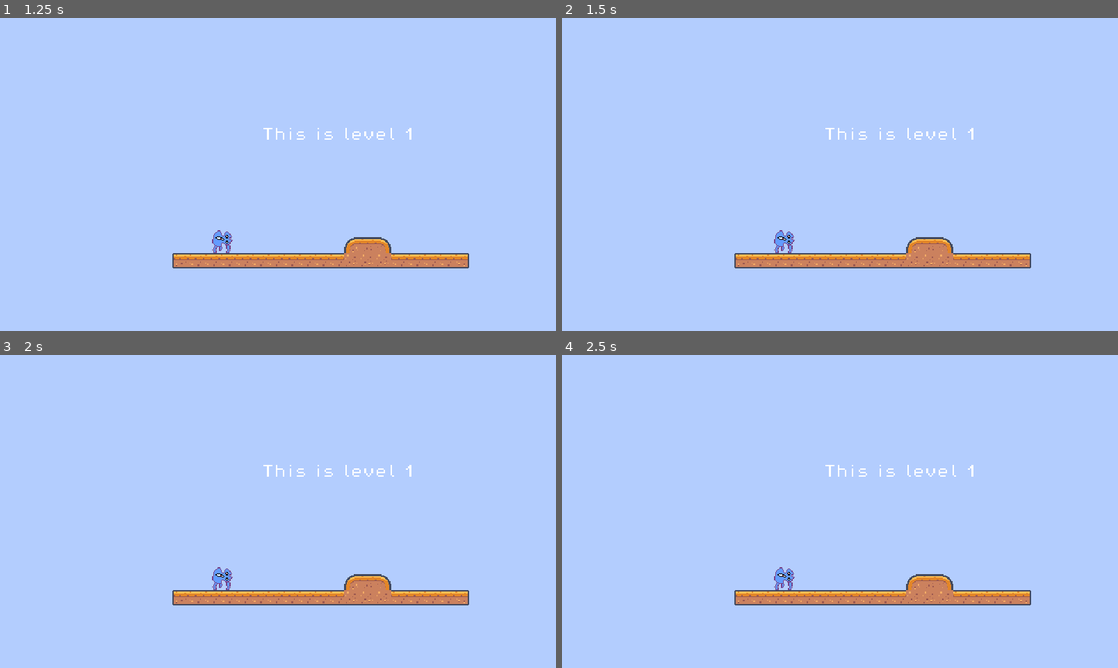
Above: before the commit, frames 1-4 (two rows, left to right).
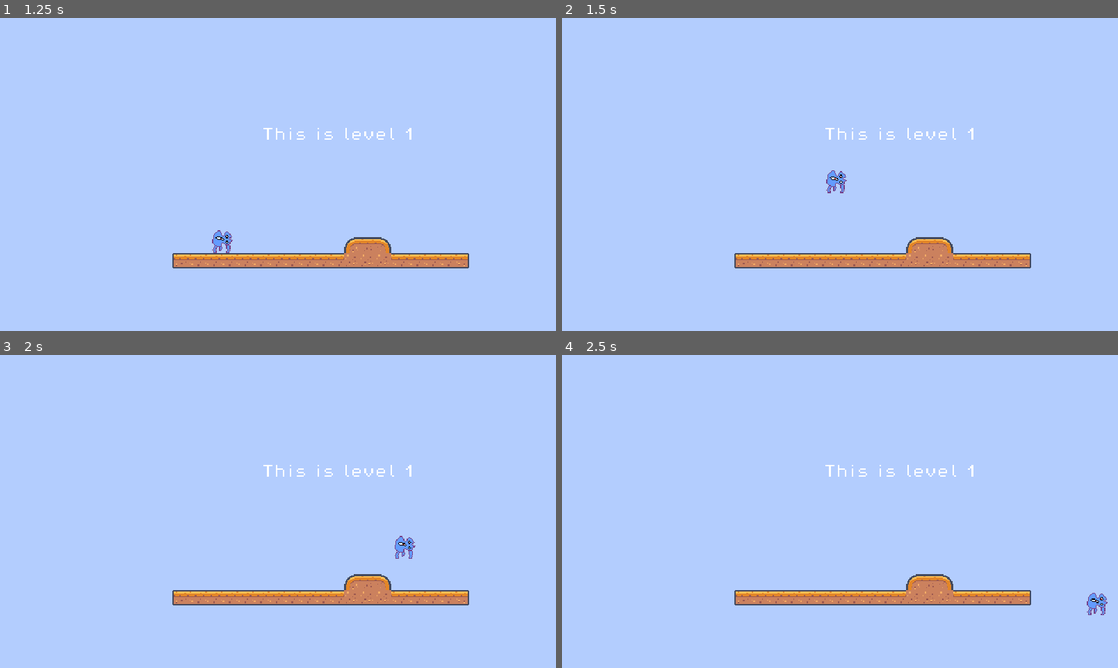
Above: after the commit, the same moments.

Repository: yndajas/ludum-dare-54
Game: Godot game, scene res://scenes/main_menu.tscn
The game is run twice, just before and just after one commit, with the same random seed, the same clock (stepped at 60 frames per second) and the same inputs.
Inputs:
- Up to frame 1 (1.25 s): click "Start game" at 0.5 s
- Up to frame 2 (1.5 s): tap Enter (ui_accept) at 1.25 s; hold Right (ui_right) from 1.28 s (still down)
- Up to frame 3 (2 s): keep holding Right (ui_right); tap Enter (ui_accept) at 1.52 s
- Up to frame 4 (2.5 s): keep holding Right (ui_right); tap Enter (ui_accept) at 2.27 s

Frame 1 is identical in both runs. In frame 2, 0.3% of the frame differs, in the area x 38-52%, y 48-76%; in frame 3, 0.3%; in frame 4, 0.3%, in the area x 38-99%, y 67-84%.

Commit message:
Add collision layer to tiles

Diff:
--- a/scenes/level_1.tscn
+++ b/scenes/level_1.tscn
@@ -1,7 +1,8 @@
-[gd_scene load_steps=13 format=3 uid="uid://275i0f2dku1u"]
+[gd_scene load_steps=14 format=3 uid="uid://275i0f2dku1u"]
 
 [ext_resource type="FontFile" uid="uid://b8wld6j0s08ch" path="res://assets/fonts/PixelOperator8.ttf" id="1_hrp24"]
 [ext_resource type="Texture2D" uid="uid://diwlqqgf0gj8t" path="res://assets/images/sprites/tilemap.png" id="2_72y4e"]
+[ext_resource type="Script" path="res://scenes/player.gd" id="3_bname"]
 [ext_resource type="Texture2D" uid="uid://c8k40aiaswddv" path="res://assets/images/sprites/player.png" id="3_vc1mj"]
 
 [sub_resource type="TileSetAtlasSource" id="TileSetAtlasSource_6p7uu"]
@@ -9,120 +10,363 @@
 separation = Vector2i(1, 1)
 texture_region_size = Vector2i(18, 18)
 0:0/0 = 0
+0:0/0/physics_layer_0/linear_velocity = Vector2(0, 0)
+0:0/0/physics_layer_0/angular_velocity = 0.0
+0:0/0/physics_layer_0/polygon_0/points = PackedVector2Array(-9, -9, 9, -9, 9, 9, -9, 9)
 1:0/0 = 0
+1:0/0/physics_layer_0/linear_velocity = Vector2(0, 0)
+1:0/0/physics_layer_0/angular_velocity = 0.0
+1:0/0/physics_layer_0/polygon_0/points = PackedVector2Array(-9, -9, 9, -9, 9, 9, -9, 9)
 2:0/0 = 0
+2:0/0/physics_layer_0/linear_velocity = Vector2(0, 0)
+2:0/0/physics_layer_0/angular_velocity = 0.0
+2:0/0/physics_layer_0/polygon_0/points = PackedVector2Array(-9, -9, 9, -9, 9, 9, -9, 9)
 3:0/0 = 0
+3:0/0/physics_layer_0/linear_velocity = Vector2(0, 0)
+3:0/0/physics_layer_0/angular_velocity = 0.0
+3:0/0/physics_layer_0/polygon_0/points = PackedVector2Array(-9, -9, 9, -9, 9, 9, -9, 9)
 4:0/0 = 0
+4:0/0/physics_layer_0/linear_velocity = Vector2(0, 0)
+4:0/0/physics_layer_0/angular_velocity = 0.0
 5:0/0 = 0
+5:0/0/physics_layer_0/linear_velocity = Vector2(0, 0)
+5:0/0/physics_layer_0/angular_velocity = 0.0
 6:0/0 = 0
+6:0/0/physics_layer_0/linear_velocity = Vector2(0, 0)
+6:0/0/physics_layer_0/angular_velocity = 0.0
 7:0/0 = 0
+7:0/0/physics_layer_0/linear_velocity = Vector2(0, 0)
+7:0/0/physics_layer_0/angular_velocity = 0.0
 8:0/0 = 0
+8:0/0/physics_layer_0/linear_velocity = Vector2(0, 0)
+8:0/0/physics_layer_0/angular_velocity = 0.0
 9:0/0 = 0
+9:0/0/physics_layer_0/linear_velocity = Vector2(0, 0)
+9:0/0/physics_layer_0/angular_velocity = 0.0
 10:0/0 = 0
+10:0/0/physics_layer_0/linear_velocity = Vector2(0, 0)
+10:0/0/physics_layer_0/angular_velocity = 0.0
 11:0/0 = 0
+11:0/0/physics_layer_0/linear_velocity = Vector2(0, 0)
+11:0/0/physics_layer_0/angular_velocity = 0.0
 12:0/0 = 0
+12:0/0/physics_layer_0/linear_velocity = Vector2(0, 0)
+12:0/0/physics_layer_0/angular_velocity = 0.0
 13:0/0 = 0
+13:0/0/physics_layer_0/linear_velocity = Vector2(0, 0)
+13:0/0/physics_layer_0/angular_velocity = 0.0
 14:0/0 = 0
+14:0/0/physics_layer_0/linear_velocity = Vector2(0, 0)
+14:0/0/physics_layer_0/angular_velocity = 0.0
 15:0/0 = 0
+15:0/0/physics_layer_0/linear_velocity = Vector2(0, 0)
+15:0/0/physics_layer_0/angular_velocity = 0.0
 0:1/0 = 0
+0:1/0/physics_layer_0/linear_velocity = Vector2(0, 0)
+0:1/0/physics_layer_0/angular_velocity = 0.0
+0:1/0/physics_layer_0/polygon_0/points = PackedVector2Array(-9, -9, 9, -9, 9, 9, -9, 9)
 1:1/0 = 0
+1:1/0/physics_layer_0/linear_velocity = Vector2(0, 0)
+1:1/0/physics_layer_0/angular_velocity = 0.0
+1:1/0/physics_layer_0/polygon_0/points = PackedVector2Array(-9, -9, 9, -9, 9, 9, -9, 9)
 2:1/0 = 0
+2:1/0/physics_layer_0/linear_velocity = Vector2(0, 0)
+2:1/0/physics_layer_0/angular_velocity = 0.0
+2:1/0/physics_layer_0/polygon_0/points = PackedVector2Array(-9, -9, 9, -9, 9, 9, -9, 9)
 3:1/0 = 0
+3:1/0/physics_layer_0/linear_velocity = Vector2(0, 0)
+3:1/0/physics_layer_0/angular_velocity = 0.0
+3:1/0/physics_layer_0/polygon_0/points = PackedVector2Array(-9, -9, 9, -9, 9, 9, -9, 9)
 4:1/0 = 0
+4:1/0/physics_layer_0/linear_velocity = Vector2(0, 0)
+4:1/0/physics_layer_0/angular_velocity = 0.0
 5:1/0 = 0
+5:1/0/physics_layer_0/linear_velocity = Vector2(0, 0)
+5:1/0/physics_layer_0/angular_velocity = 0.0
 6:1/0 = 0
+6:1/0/physics_layer_0/linear_velocity = Vector2(0, 0)
+6:1/0/physics_layer_0/angular_velocity = 0.0
 7:1/0 = 0
+7:1/0/physics_layer_0/linear_velocity = Vector2(0, 0)
+7:1/0/physics_layer_0/angular_velocity = 0.0
 8:1/0 = 0
+8:1/0/physics_layer_0/linear_velocity = Vector2(0, 0)
+8:1/0/physics_layer_0/angular_velocity = 0.0
+8:1/0/physics_layer_0/polygon_0/points = PackedVector2Array(-9, -9, 9, -9, 9, 9, -9, 9)
 9:1/0 = 0
+9:1/0/physics_layer_0/linear_velocity = Vector2(0, 0)
+9:1/0/physics_layer_0/angular_velocity = 0.0
+9:1/0/physics_layer_0/polygon_0/points = PackedVector2Array(-9, -9, 9, -9, 9, 9, -9, 9)
 10:1/0 = 0
+10:1/0/physics_layer_0/linear_velocity = Vector2(0, 0)
+10:1/0/physics_layer_0/angular_velocity = 0.0
 11:1/0 = 0
+11:1/0/physics_layer_0/linear_velocity = Vector2(0, 0)
+11:1/0/physics_layer_0/angular_velocity = 0.0
 12:1/0 = 0
+12:1/0/physics_layer_0/linear_velocity = Vector2(0, 0)
+12:1/0/physics_layer_0/angular_velocity = 0.0
 13:1/0 = 0
+13:1/0/physics_layer_0/linear_velocity = Vector2(0, 0)
+13:1/0/physics_layer_0/angular_velocity = 0.0
 14:1/0 = 0
+14:1/0/physics_layer_0/linear_velocity = Vector2(0, 0)
+14:1/0/physics_layer_0/angular_velocity = 0.0
 15:1/0 = 0
+15:1/0/physics_layer_0/linear_velocity = Vector2(0, 0)
+15:1/0/physics_layer_0/angular_velocity = 0.0
 0:2/0 = 0
+0:2/0/physics_layer_0/linear_velocity = Vector2(0, 0)
+0:2/0/physics_layer_0/angular_velocity = 0.0
+0:2/0/physics_layer_0/polygon_0/points = PackedVector2Array(-9, -9, 9, -9, 9, 9, -9, 9)
 1:2/0 = 0
+1:2/0/physics_layer_0/linear_velocity = Vector2(0, 0)
+1:2/0/physics_layer_0/angular_velocity = 0.0
+1:2/0/physics_layer_0/polygon_0/points = PackedVector2Array(-9, -9, 9, -9, 9, 9, -9, 9)
 2:2/0 = 0
+2:2/0/physics_layer_0/linear_velocity = Vector2(0, 0)
+2:2/0/physics_layer_0/angular_velocity = 0.0
+2:2/0/physics_layer_0/polygon_0/points = PackedVector2Array(-9, -9, 9, -9, 9, 9, -9, 9)
 3:2/0 = 0
+3:2/0/physics_layer_0/linear_velocity = Vector2(0, 0)
+3:2/0/physics_layer_0/angular_velocity = 0.0
+3:2/0/physics_layer_0/polygon_0/points = PackedVector2Array(-9, -9, 9, -9, 9, 9, -9, 9)
 4:2/0 = 0
+4:2/0/physics_layer_0/linear_velocity = Vector2(0, 0)
+4:2/0/physics_layer_0/angular_velocity = 0.0
 5:2/0 = 0
+5:2/0/physics_layer_0/linear_velocity = Vector2(0, 0)
+5:2/0/physics_layer_0/angular_velocity = 0.0
 6:2/0 = 0
+6:2/0/physics_layer_0/linear_velocity = Vector2(0, 0)
+6:2/0/physics_layer_0/angular_velocity = 0.0
 7:2/0 = 0
+7:2/0/physics_layer_0/linear_velocity = Vector2(0, 0)
+7:2/0/physics_layer_0/angular_velocity = 0.0
 8:2/0 = 0
+8:2/0/physics_layer_0/linear_velocity = Vector2(0, 0)
+8:2/0/physics_layer_0/angular_velocity = 0.0
 9:2/0 = 0
+9:2/0/physics_layer_0/linear_velocity = Vector2(0, 0)
+9:2/0/physics_layer_0/angular_velocity = 0.0
 10:2/0 = 0
+10:2/0/physics_layer_0/linear_velocity = Vector2(0, 0)
+10:2/0/physics_layer_0/angular_velocity = 0.0
 11:2/0 = 0
+11:2/0/physics_layer_0/linear_velocity = Vector2(0, 0)
+11:2/0/physics_layer_0/angular_velocity = 0.0
 12:2/0 = 0
+12:2/0/physics_layer_0/linear_velocity = Vector2(0, 0)
+12:2/0/physics_layer_0/angular_velocity = 0.0
 13:2/0 = 0
+13:2/0/physics_layer_0/linear_velocity = Vector2(0, 0)
+13:2/0/physics_layer_0/angular_velocity = 0.0
 14:2/0 = 0
+14:2/0/physics_layer_0/linear_velocity = Vector2(0, 0)
+14:2/0/physics_layer_0/angular_velocity = 0.0
 15:2/0 = 0
+15:2/0/physics_layer_0/linear_velocity = Vector2(0, 0)
+15:2/0/physics_layer_0/angular_velocity = 0.0
 0:3/0 = 0
+0:3/0/physics_layer_0/linear_velocity = Vector2(0, 0)
+0:3/0/physics_layer_0/angular_velocity = 0.0
+0:3/0/physics_layer_0/polygon_0/points = PackedVector2Array(-9, -9, 9, -9, 9, 9, -9, 9)
 1:3/0 = 0
+1:3/0/physics_layer_0/linear_velocity = Vector2(0, 0)
+1:3/0/physics_layer_0/angular_velocity = 0.0
+1:3/0/physics_layer_0/polygon_0/points = PackedVector2Array(-9, -9, 9, -9, 9, 9, -9, 9)
 2:3/0 = 0
+2:3/0/physics_layer_0/linear_velocity = Vector2(0, 0)
+2:3/0/physics_layer_0/angular_velocity = 0.0
+2:3/0/physics_layer_0/polygon_0/points = PackedVector2Array(-9, -9, 9, -9, 9, 9, -9, 9)
 3:3/0 = 0
+3:3/0/physics_layer_0/linear_velocity = Vector2(0, 0)
+3:3/0/physics_layer_0/angular_velocity = 0.0
+3:3/0/physics_layer_0/polygon_0/points = PackedVector2Array(-9, -9, 9, -9, 9, 9, -9, 9)
 4:3/0 = 0
+4:3/0/physics_layer_0/linear_velocity = Vector2(0, 0)
+4:3/0/physics_layer_0/angular_velocity = 0.0
 5:3/0 = 0
+5:3/0/physics_layer_0/linear_velocity = Vector2(0, 0)
+5:3/0/physics_layer_0/angular_velocity = 0.0
 6:3/0 = 0
+6:3/0/physics_layer_0/linear_velocity = Vector2(0, 0)
+6:3/0/physics_layer_0/angular_velocity = 0.0
 7:3/0 = 0
+7:3/0/physics_layer_0/linear_velocity = Vector2(0, 0)
+7:3/0/physics_layer_0/angular_velocity = 0.0
 8:3/0 = 0
+8:3/0/physics_layer_0/linear_velocity = Vector2(0, 0)
+8:3/0/physics_layer_0/angular_velocity = 0.0
 9:3/0 = 0
+9:3/0/physics_layer_0/linear_velocity = Vector2(0, 0)
+9:3/0/physics_layer_0/angular_velocity = 0.0
 10:3/0 = 0
+10:3/0/physics_layer_0/linear_velocity = Vector2(0, 0)
+10:3/0/physics_layer_0/angular_velocity = 0.0
 11:3/0 = 0
+11:3/0/physics_layer_0/linear_velocity = Vector2(0, 0)
+11:3/0/physics_layer_0/angular_velocity = 0.0
 12:3/0 = 0
+12:3/0/physics_layer_0/linear_velocity = Vector2(0, 0)
+12:3/0/physics_layer_0/angular_velocity = 0.0
 13:3/0 = 0
+13:3/0/physics_layer_0/linear_velocity = Vector2(0, 0)
+13:3/0/physics_layer_0/angular_velocity = 0.0
 14:3/0 = 0
+14:3/0/physics_layer_0/linear_velocity = Vector2(0, 0)
+14:3/0/physics_layer_0/angular_velocity = 0.0
 15:3/0 = 0
+15:3/0/physics_layer_0/linear_velocity = Vector2(0, 0)
+15:3/0/physics_layer_0/angular_velocity = 0.0
 0:4/0 = 0
+0:4/0/physics_layer_0/linear_velocity = Vector2(0, 0)
+0:4/0/physics_layer_0/angular_velocity = 0.0
 1:4/0 = 0
+1:4/0/physics_layer_0/linear_velocity = Vector2(0, 0)
+1:4/0/physics_layer_0/angular_velocity = 0.0
 2:4/0 = 0
+2:4/0/physics_layer_0/linear_velocity = Vector2(0, 0)
+2:4/0/physics_layer_0/angular_velocity = 0.0
 3:4/0 = 0
+3:4/0/physics_layer_0/linear_velocity = Vector2(0, 0)
+3:4/0/physics_layer_0/angular_velocity = 0.0
 4:4/0 = 0
+4:4/0/physics_layer_0/linear_velocity = Vector2(0, 0)
+4:4/0/physics_layer_0/angular_velocity = 0.0
 5:4/0 = 0
+5:4/0/physics_layer_0/linear_velocity = Vector2(0, 0)
+5:4/0/physics_layer_0/angular_velocity = 0.0
 6:4/0 = 0
+6:4/0/physics_layer_0/linear_velocity = Vector2(0, 0)
+6:4/0/physics_layer_0/angular_velocity = 0.0
 7:4/0 = 0
+7:4/0/physics_layer_0/linear_velocity = Vector2(0, 0)
+7:4/0/physics_layer_0/angular_velocity = 0.0
 8:4/0 = 0
+8:4/0/physics_layer_0/linear_velocity = Vector2(0, 0)
+8:4/0/physics_layer_0/angular_velocity = 0.0
 9:4/0 = 0
+9:4/0/physics_layer_0/linear_velocity = Vector2(0, 0)
+9:4/0/physics_layer_0/angular_velocity = 0.0
 10:4/0 = 0
+10:4/0/physics_layer_0/linear_velocity = Vector2(0, 0)
+10:4/0/physics_layer_0/angular_velocity = 0.0
 11:4/0 = 0
+11:4/0/physics_layer_0/linear_velocity = Vector2(0, 0)
+11:4/0/physics_layer_0/angular_velocity = 0.0
 12:4/0 = 0
+12:4/0/physics_layer_0/linear_velocity = Vector2(0, 0)
+12:4/0/physics_layer_0/angular_velocity = 0.0
 13:4/0 = 0
+13:4/0/physics_layer_0/linear_velocity = Vector2(0, 0)
+13:4/0/physics_layer_0/angular_velocity = 0.0
 14:4/0 = 0
+14:4/0/physics_layer_0/linear_velocity = Vector2(0, 0)
+14:4/0/physics_layer_0/angular_velocity = 0.0
 15:4/0 = 0
+15:4/0/physics_layer_0/linear_velocity = Vector2(0, 0)
+15:4/0/physics_layer_0/angular_velocity = 0.0
 0:5/0 = 0
+0:5/0/physics_layer_0/linear_velocity = Vector2(0, 0)
+0:5/0/physics_layer_0/angular_velocity = 0.0
 1:5/0 = 0
+1:5/0/physics_layer_0/linear_velocity = Vector2(0, 0)
+1:5/0/physics_layer_0/angular_velocity = 0.0
 2:5/0 = 0
+2:5/0/physics_layer_0/linear_velocity = Vector2(0, 0)
+2:5/0/physics_layer_0/angular_velocity = 0.0
 3:5/0 = 0
+3:5/0/physics_layer_0/linear_velocity = Vector2(0, 0)
+3:5/0/physics_layer_0/angular_velocity = 0.0
 4:5/0 = 0
+4:5/0/physics_layer_0/linear_velocity = Vector2(0, 0)
+4:5/0/physics_layer_0/angular_velocity = 0.0
 5:5/0 = 0
+5:5/0/physics_layer_0/linear_velocity = Vector2(0, 0)
+5:5/0/physics_layer_0/angular_velocity = 0.0
 6:5/0 = 0
+6:5/0/physics_layer_0/linear_velocity = Vector2(0, 0)
+6:5/0/physics_layer_0/angular_velocity = 0.0
 7:5/0 = 0
+7:5/0/physics_layer_0/linear_velocity = Vector2(0, 0)
+7:5/0/physics_layer_0/angular_velocity = 0.0
 8:5/0 = 0
+8:5/0/physics_layer_0/linear_velocity = Vector2(0, 0)
+8:5/0/physics_layer_0/angular_velocity = 0.0
 9:5/0 = 0
+9:5/0/physics_layer_0/linear_velocity = Vector2(0, 0)
+9:5/0/physics_layer_0/angular_velocity = 0.0
 10:5/0 = 0
+10:5/0/physics_layer_0/linear_velocity = Vector2(0, 0)
+10:5/0/physics_layer_0/angular_velocity = 0.0
 11:5/0 = 0
+11:5/0/physics_layer_0/linear_velocity = Vector2(0, 0)
+11:5/0/physics_layer_0/angular_velocity = 0.0
 12:5/0 = 0
+12:5/0/physics_layer_0/linear_velocity = Vector2(0, 0)
+12:5/0/physics_layer_0/angular_velocity = 0.0
 13:5/0 = 0
+13:5/0/physics_layer_0/linear_velocity = Vector2(0, 0)
+13:5/0/physics_layer_0/angular_velocity = 0.0
 14:5/0 = 0
+14:5/0/physics_layer_0/linear_velocity = Vector2(0, 0)
+14:5/0/physics_layer_0/angular_velocity = 0.0
 15:5/0 = 0
+15:5/0/physics_layer_0/linear_velocity = Vector2(0, 0)
+15:5/0/physics_layer_0/angular_velocity = 0.0
 0:6/0 = 0
+0:6/0/physics_layer_0/linear_velocity = Vector2(0, 0)
+0:6/0/physics_layer_0/angular_velocity = 0.0
 1:6/0 = 0
+1:6/0/physics_layer_0/linear_velocity = Vector2(0, 0)
+1:6/0/physics_layer_0/angular_velocity = 0.0
 2:6/0 = 0
+2:6/0/physics_layer_0/linear_velocity = Vector2(0, 0)
+2:6/0/physics_layer_0/angular_velocity = 0.0
 3:6/0 = 0
+3:6/0/physics_layer_0/linear_velocity = Vector2(0, 0)
+3:6/0/physics_layer_0/angular_velocity = 0.0
 4:6/0 = 0
+4:6/0/physics_layer_0/linear_velocity = Vector2(0, 0)
+4:6/0/physics_layer_0/angular_velocity = 0.0
 5:6/0 = 0
+5:6/0/physics_layer_0/linear_velocity = Vector2(0, 0)
+5:6/0/physics_layer_0/angular_velocity = 0.0
 6:6/0 = 0
+6:6/0/physics_layer_0/linear_velocity = Vector2(0, 0)
+6:6/0/physics_layer_0/angular_velocity = 0.0
 7:6/0 = 0
+7:6/0/physics_layer_0/linear_velocity = Vector2(0, 0)
+7:6/0/physics_layer_0/angular_velocity = 0.0
 8:6/0 = 0
+8:6/0/physics_layer_0/linear_velocity = Vector2(0, 0)
+8:6/0/physics_layer_0/angular_velocity = 0.0
 9:6/0 = 0
+9:6/0/physics_layer_0/linear_velocity = Vector2(0, 0)
+9:6/0/physics_layer_0/angular_velocity = 0.0
 10:6/0 = 0
+10:6/0/physics_layer_0/linear_velocity = Vector2(0, 0)
+10:6/0/physics_layer_0/angular_velocity = 0.0
 11:6/0 = 0
+11:6/0/physics_layer_0/linear_velocity = Vector2(0, 0)
+11:6/0/physics_layer_0/angular_velocity = 0.0
 12:6/0 = 0
+12:6/0/physics_layer_0/linear_velocity = Vector2(0, 0)
+12:6/0/physics_layer_0/angular_velocity = 0.0
 13:6/0 = 0
+13:6/0/physics_layer_0/linear_velocity = Vector2(0, 0)
+13:6/0/physics_layer_0/angular_velocity = 0.0
 14:6/0 = 0
+14:6/0/physics_layer_0/linear_velocity = Vector2(0, 0)
+14:6/0/physics_layer_0/angular_velocity = 0.0
 15:6/0 = 0
+15:6/0/physics_layer_0/linear_velocity = Vector2(0, 0)
+15:6/0/physics_layer_0/angular_velocity = 0.0
 
 [sub_resource type="TileSet" id="TileSet_wm8kc"]
 tile_size = Vector2i(18, 18)
+physics_layer_0/collision_layer = 1
 sources/0 = SubResource("TileSetAtlasSource_6p7uu")
 
 [sub_resource type="AtlasTexture" id="AtlasTexture_cqvte"]
@@ -205,12 +449,12 @@
 
 [node name="Player" type="CharacterBody2D" parent="."]
 position = Vector2(23, -2)
+script = ExtResource("3_bname")
 
 [node name="AnimatedSprite2D" type="AnimatedSprite2D" parent="Player"]
 position = Vector2(232, 256)
 sprite_frames = SubResource("SpriteFrames_yevyp")
 animation = &"idle"
-frame_progress = 0.93962
 
 [node name="CollisionShape2D" type="CollisionShape2D" parent="Player"]
 position = Vector2(232, 260)
Not shown, changed: todo.md
